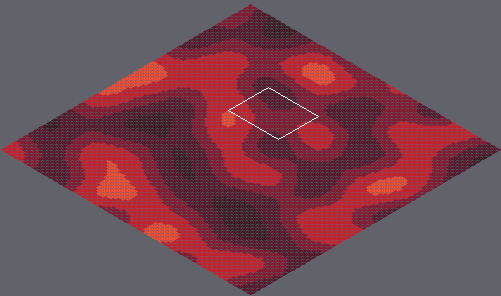
Two versions of a level (Tiled map, marswars/resources/mapAssets/loadmap.tmx). Above: a wide view before the commit, with the close-up outlined.
Close-up. Before the commit:
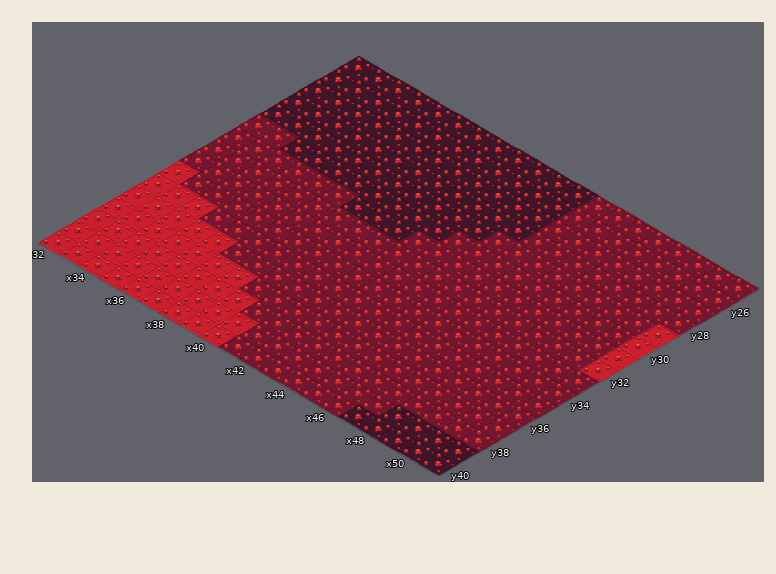
Cells are 55x32 px. Isometric: x runs down to the right, y down to the left. Shown: x 32..51, y 25..40. The commit also changed other parts of the map, which this record leaves out.
Now the later version:
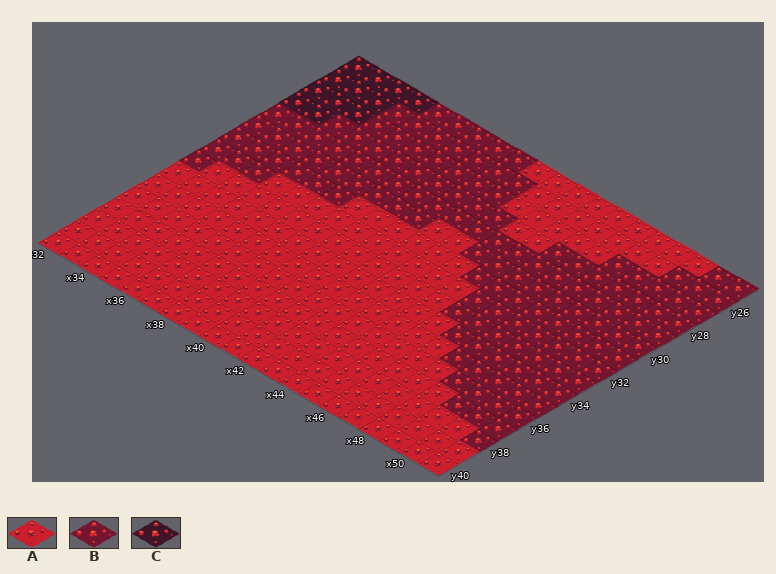
Key: from "tileset1": A 11 "mars007", B 12 "mars008", C 13 "mars009".
_ is an empty cell.
What changed:
{"where": "layer \"Tile Layer 1\""}
{"y":25,"x":36,"old":"CCCCCCCCBBBBBB","new":"BBBBBAAAAAAAAA"}
{"y":26,"x":35,"old":"CCCCCCCCCBBBBB","new":"BBBBBBBAAAAAAA"}
{"y":27,"x":35,"old":"CCCCCCCCCBBB","new":"BBBBBBBAAAAA"}
{"y":28,"x":34,"old":"CCCCCCCCCCB","new":"BBBBBBBBBAA"}
{"y":29,"x":32,"old":"CCCCCCCCCCC","new":"BBBBBBBBBBB"}
{"y":29,"x":51,"old":"A","new":"B"}
{"y":30,"x":34,"old":"CCCCCCCCB","new":"BBBBBBBAA"}
{"y":30,"x":51,"old":"A","new":"B"}
{"y":31,"x":38,"old":"CCCBBB","new":"AAAAAA"}
{"y":31,"x":51,"old":"A","new":"B"}
{"y":32,"x":35,"old":"BBBBBBBBBB","new":"AAAAAAAAAA"}
{"y":32,"x":51,"old":"A","new":"B"}
{"y":33,"x":33,"old":"BBBBBBBBBBBB","new":"AAAAAAAAAAAA"}
{"y":34,"x":33,"old":"BBBBBBBBBBBBB","new":"AAAAAAAAAAAAA"}
{"y":35,"x":35,"old":"BBBBBBBBBBBB","new":"AAAAAAAAAAAA"}
{"y":36,"x":37,"old":"BBBBBBBBBBB","new":"AAAAAAAAAAA"}
{"y":37,"x":39,"old":"BBBBBBBBBB","new":"AAAAAAAAAA"}
{"y":38,"x":40,"old":"BBBBBBBBBBB","new":"AAAAAAAAAAA"}
{"y":39,"x":41,"old":"BBBBBBBCCCC","new":"AAAAAAAAAAA"}
{"y":40,"x":41,"old":"BBBBBBCCCCC","new":"AAAAAAAAAAA"}
{"label":"changed","picture_box":[179,102,720,476]}
